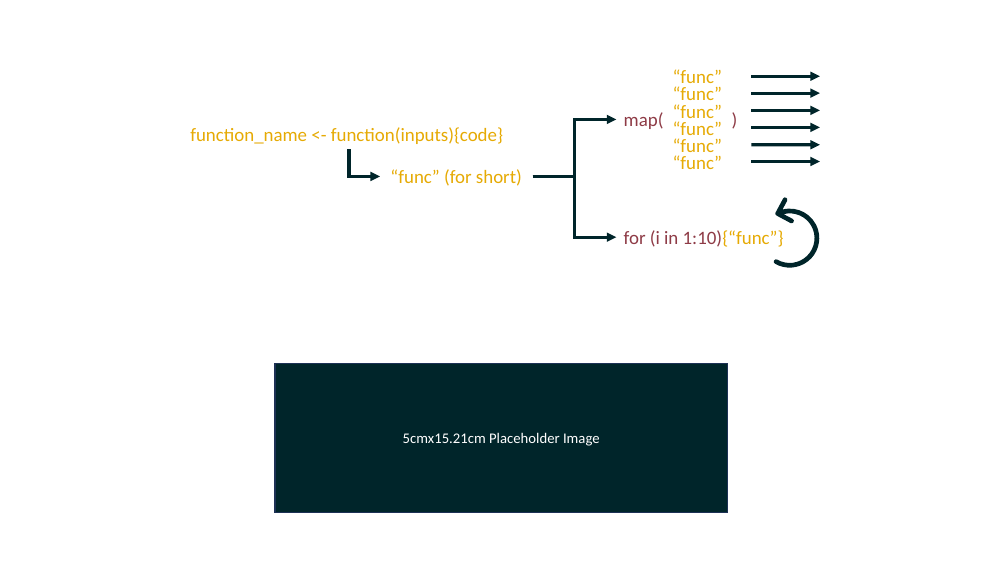
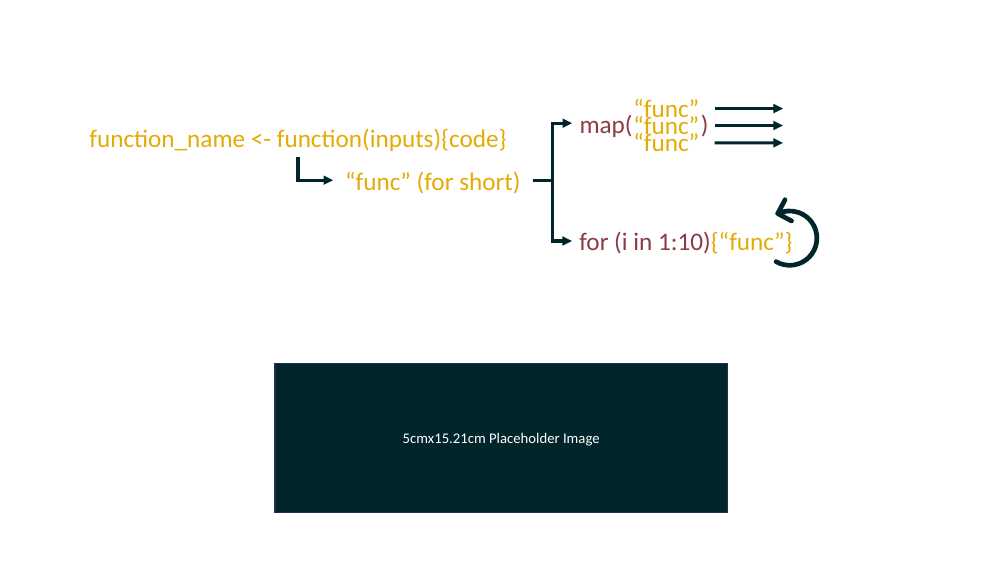
Before and after one commit to add-am/website, a slide deck: slide 8 of images/listing_images.pptx. Drawn at 1008x567 pixels with LibreOffice and Linux fonts; fonts in the diff are those of the drawing. Boxes give left, top, right and bottom in pixels: in the first picture for what was removed or moved away, otherwise in the second. Text is boxed around its words. In the diff, an @@ line names an element or a change of style, - is before the commit and + after.

```diff
--- a/images/listing_images.pptx
+++ b/images/listing_images.pptx
@@ text "“func”": place and size @@
-text "“func”" at <box>673,104,722,123</box>
+text "“func”" at <box>633,99,699,123</box>
@@ size 18 to 24 pt in 7 elements at <box>579,231,792,254</box>, <box>580,115,633,137</box>, <box>633,99,699,123</box>, <box>345,171,520,194</box>, <box>633,113,699,140</box>, <box>633,131,699,151</box>, <box>89,128,507,151</box> @@
@@ text "function_name <- function(inputs){code}": place and size @@
-text "function_name <- function(inputs){code}" at <box>190,127,503,144</box>
+text "function_name <- function(inputs){code}" at <box>89,128,507,151</box>
@@ text "map( )": place and size @@
-text "map( )" at <box>624,112,664,129</box>
+text "map( )" at <box>580,115,633,137</box>
@@ text "“func”": place and size @@
-text "“func”" at <box>673,121,722,140</box>
+text "“func”" at <box>633,113,699,140</box>
@@ elbow arrow moved from (532, 176) - (616, 119) to (532, 180) - (572, 123) @@
@@ text "“func”": place and size @@
-text "“func”" at <box>673,155,722,169</box>
+text "“func”" at <box>633,131,699,151</box>
@@ 3 arrows: place and size @@
-3 arrows at <box>752,110,820,144</box>
+3 arrows at <box>715,109,783,143</box>
@@ elbow arrow moved from (349, 149) - (380, 176) to (298, 157) - (333, 180) @@
@@ text "“func” (for short)": place and size @@
-text "“func” (for short)" at <box>390,169,522,186</box>
+text "“func” (for short)" at <box>345,171,520,194</box>
@@ group removed at <box>673,69,820,162</box>: 3 texts, 3 arrows @@
-“func”
-“func”
-“func”
@@ elbow arrow moved from (532, 176) - (616, 237) to (532, 180) - (572, 241) @@
@@ text "for (i in 1:10){“func”}": place and size @@
-text "for (i in 1:10){“func”}" at <box>624,230,784,247</box>
+text "for (i in 1:10){“func”}" at <box>579,231,792,254</box>
```
Also in this commit, not shown: 4 other slides changed, 4 slides added, 2 slides removed, 11 other files.
